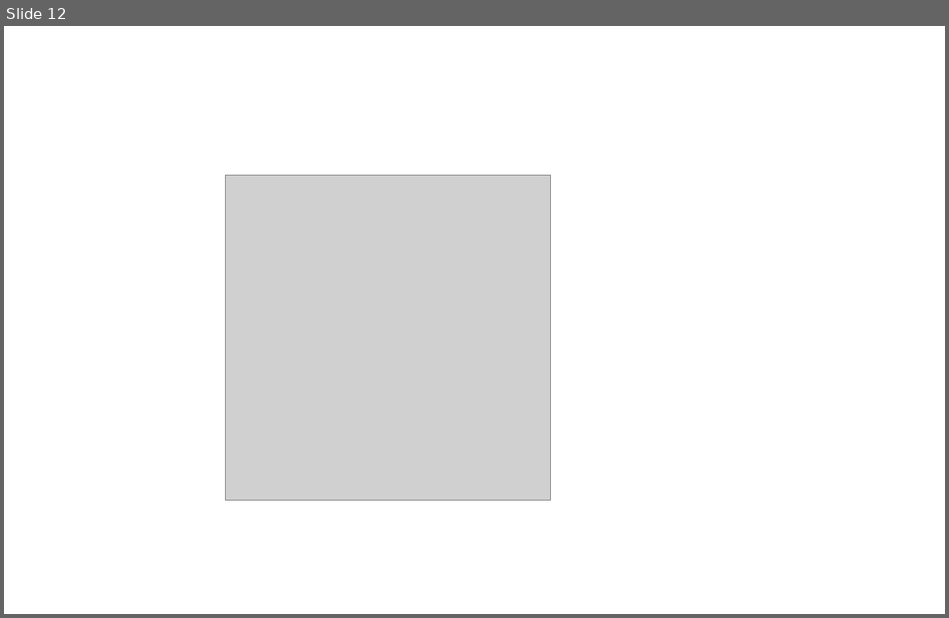
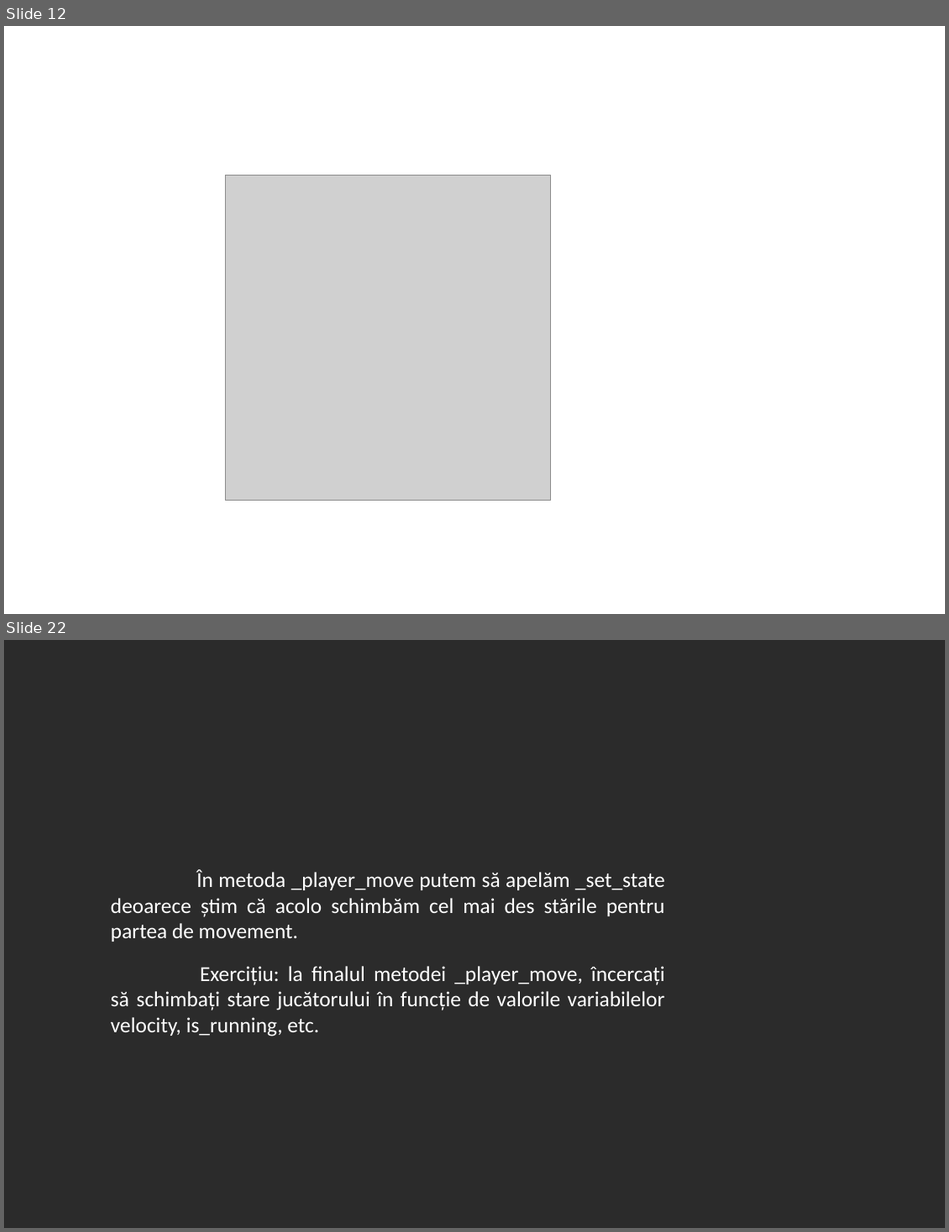
Before and after one commit to 0xspiderr/gdc-upt-presentations, a slide deck: presentation_3/presentation_3.odp. Shown one above the other, each under a label of ours: slide 12 before the commit, slides 12 and 22 after it; the slides between them are not shown. The pictures are 949x618 and 949x1232 pixels, drawn with LibreOffice and Linux fonts; fonts in the diff are those of the drawing; grey boxes stand for pictures; background and template pictures are left out; a plain dark background stands for a picture behind light text. Boxes give left, top, right and bottom in pixels: in the first picture for what was removed or moved away, otherwise in the second. Text is boxed around its words. In the diff, an @@ line names an element or a change of style, - is before the commit and + after.

```diff
--- a/presentation_3/presentation_3.odp
+++ b/presentation_3/presentation_3.odp
@@ slide 22 added at (4,640,945,1228), background picture (left out) @@
@@ text added at (111,870,665,1036), 18 pt, text #FFFFFF @@
+În metoda _player_move putem să apelăm _set_state deoarece știm că acolo schimbăm cel mai des stările pentru partea de movement.
+Exercițiu: la finalul metodei _player_move, încercați să schimbați stare jucătorului în funcție de valorile variabilelor velocity, is_running, etc.
```
Also in this commit, not shown: 13 other slides added, 6 other files.
